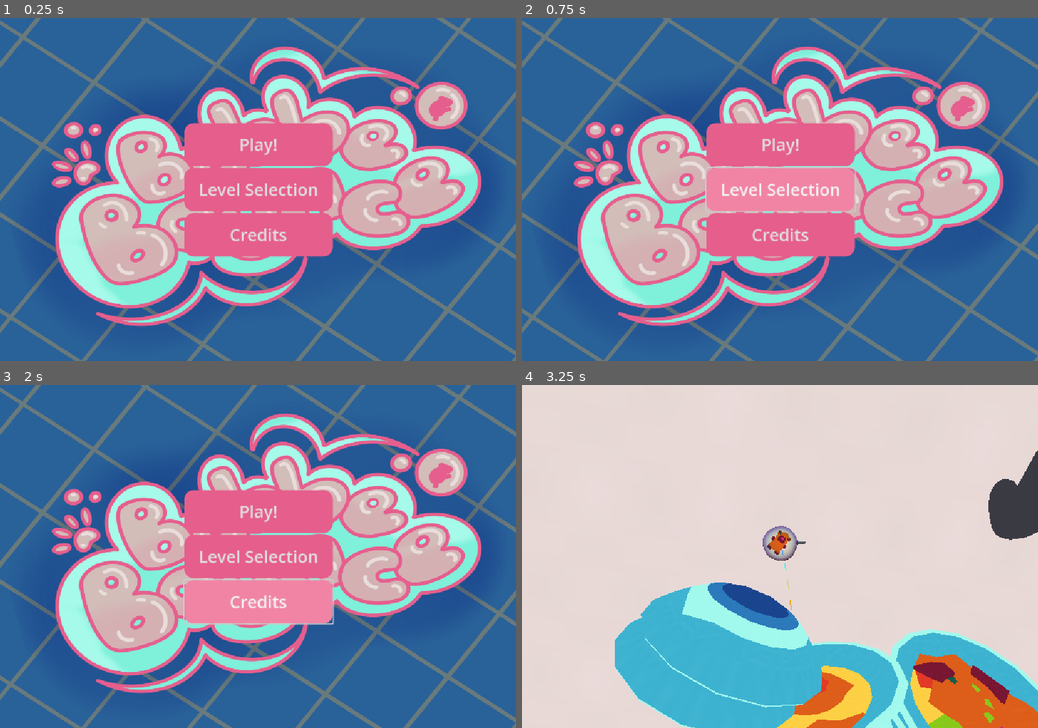
Above: before the commit, frames 1-4 (two rows, left to right).
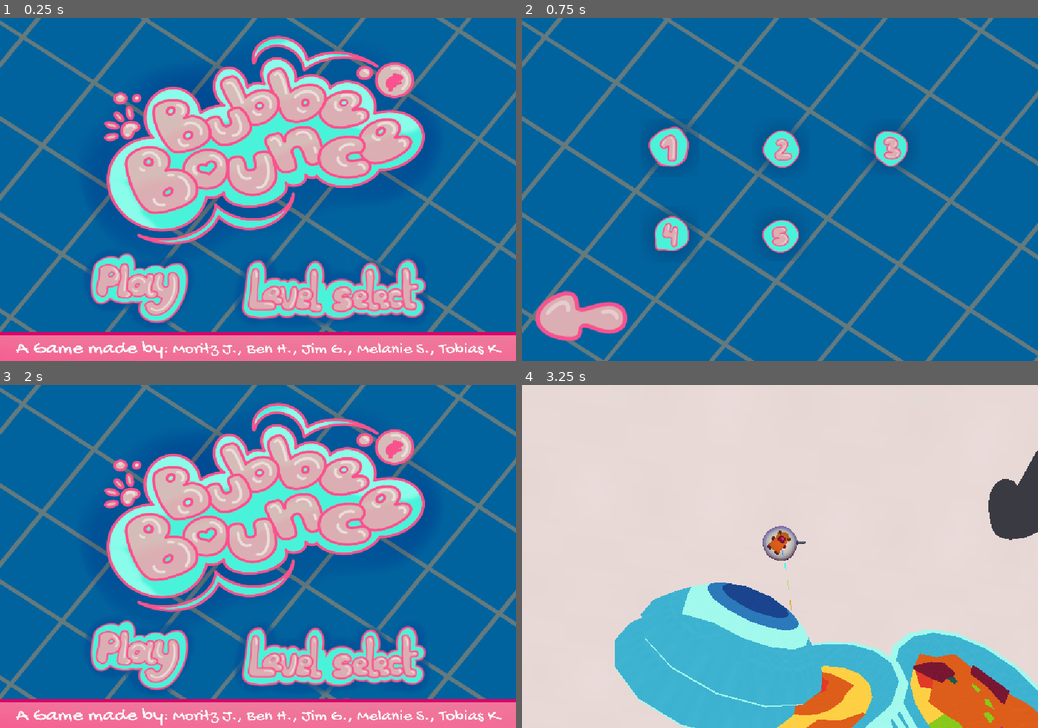
Above: after the commit, the same moments.

Repository: Mastermori/BubbeBounce
Game: Godot game, scene res://MainScene.tscn
Same seed, same stepped clock (60 frames per second), same inputs: the game is played once before the commit and once after it.
Inputs (mouse positions are in pixels of both pictures, inside the frame that each line leads up to; where the layout moved, square brackets give the same spot in the first picture):
- Up to frame 1 (0.25 s): no input
- Up to frame 2 (0.75 s): click (852, 288) [780, 189] at 0.5 s
- Up to frame 3 (2 s): click (258, 601) at 1.25 s, where only the run before the commit has a clickable "Credits"
- Up to frame 4 (3.25 s): click (661, 655) [780, 511] at 2 s; tap Enter (ui_accept) at 2.75, 3.02 s; move the mouse to (893, 539) at 2.77 s; press the mouse at (893, 539) at 2.78 s; hold D (move_right) from 2.78 s (still down)

The runs differ from the first frame. In frame 1, 91% of the frame differs, in the area x 0-100%, y 0-100%; in frame 2, 93%; in frame 3, 91%; in frame 4, nothing differs.

Commit message:
Add level selection

Diff:
--- a/Ui/Buttons/ButtonHoverOverride.tres
+++ /dev/null
@@ -1,8 +0,0 @@
-[gd_resource type="StyleBoxFlat" format=3 uid="uid://p0l7xp251m20"]
-
-[resource]
-bg_color = Color(0.945193, 0.51745, 0.645137, 1)
-corner_radius_top_left = 20
-corner_radius_top_right = 20
-corner_radius_bottom_right = 20
-corner_radius_bottom_left = 20
--- a/Ui/Buttons/ButtonOverride.tres
+++ /dev/null
@@ -1,8 +0,0 @@
-[gd_resource type="StyleBoxFlat" format=3 uid="uid://7f2t1a81pinp"]
-
-[resource]
-bg_color = Color(0.901961, 0.368627, 0.54902, 1)
-corner_radius_top_left = 20
-corner_radius_top_right = 20
-corner_radius_bottom_right = 20
-corner_radius_bottom_left = 20
--- a/Ui/Buttons/ButtonPressedOverride.tres
+++ /dev/null
@@ -1,8 +0,0 @@
-[gd_resource type="StyleBoxFlat" format=3 uid="uid://petff8t71cy4"]
-
-[resource]
-bg_color = Color(0.822893, 0.270323, 0.467741, 1)
-corner_radius_top_left = 20
-corner_radius_top_right = 20
-corner_radius_bottom_right = 20
-corner_radius_bottom_left = 20
--- /dev/null
+++ b/Ui/Buttons/LevelSelectButtonHoverOverwrite.tres
@@ -0,0 +1,7 @@
+[gd_resource type="StyleBoxTexture" load_steps=2 format=3 uid="uid://028mf2hhmg37"]
+
+[ext_resource type="Texture2D" uid="uid://qlbca5vomkng" path="res://Art/BubbeBounce_LevelSelectButton_scaled.png" id="1_6kybx"]
+
+[resource]
+texture = ExtResource("1_6kybx")
+modulate_color = Color(1, 0.909804, 1, 1)
--- /dev/null
+++ b/Ui/Buttons/LevelSelectButtonNormalOverwrite.tres
@@ -0,0 +1,6 @@
+[gd_resource type="StyleBoxTexture" load_steps=2 format=3 uid="uid://lf4dcnoac1hx"]
+
+[ext_resource type="Texture2D" uid="uid://qlbca5vomkng" path="res://Art/BubbeBounce_LevelSelectButton_scaled.png" id="1_vj5qt"]
+
+[resource]
+texture = ExtResource("1_vj5qt")
--- /dev/null
+++ b/Ui/Buttons/LevelSelectButtonPressedOverwrite.tres
@@ -0,0 +1,7 @@
+[gd_resource type="StyleBoxTexture" load_steps=2 format=3 uid="uid://bqrumrheqj4p"]
+
+[ext_resource type="Texture2D" uid="uid://qlbca5vomkng" path="res://Art/BubbeBounce_LevelSelectButton_scaled.png" id="1_natr7"]
+
+[resource]
+texture = ExtResource("1_natr7")
+modulate_color = Color(0.788235, 1, 1, 1)
--- /dev/null
+++ b/Ui/Buttons/PlayButtonHoverOverwrite.tres
@@ -0,0 +1,7 @@
+[gd_resource type="StyleBoxTexture" load_steps=2 format=3 uid="uid://bsyj041eryun0"]
+
+[ext_resource type="Texture2D" uid="uid://c3katxyy4hblo" path="res://Art/BubbeBounce_PlayButton_scaled.png" id="1_qhjc2"]
+
+[resource]
+texture = ExtResource("1_qhjc2")
+modulate_color = Color(1, 0.909804, 1, 1)
--- /dev/null
+++ b/Ui/Buttons/PlayButtonNormal.tres
@@ -0,0 +1,6 @@
+[gd_resource type="StyleBoxTexture" load_steps=2 format=3 uid="uid://bqb6swkhys6l1"]
+
+[ext_resource type="Texture2D" uid="uid://ch57v28l7yi38" path="res://Art/BubbeBounce_PlayButton.png" id="1_bxdp2"]
+
+[resource]
+texture = ExtResource("1_bxdp2")
--- /dev/null
+++ b/Ui/Buttons/PlayButtonNormalOverwrite.tres
@@ -0,0 +1,6 @@
+[gd_resource type="StyleBoxTexture" load_steps=2 format=3 uid="uid://twacht3v3pid"]
+
+[ext_resource type="Texture2D" uid="uid://c3katxyy4hblo" path="res://Art/BubbeBounce_PlayButton_scaled.png" id="1_vfgk4"]
+
+[resource]
+texture = ExtResource("1_vfgk4")
--- /dev/null
+++ b/Ui/Buttons/PlayButtonPressedOverwrite.tres
@@ -0,0 +1,7 @@
+[gd_resource type="StyleBoxTexture" load_steps=2 format=3 uid="uid://d0kd4hhkj4bcg"]
+
+[ext_resource type="Texture2D" uid="uid://c3katxyy4hblo" path="res://Art/BubbeBounce_PlayButton_scaled.png" id="1_ea77u"]
+
+[resource]
+texture = ExtResource("1_ea77u")
+modulate_color = Color(0.788235, 1, 1, 1)
--- /dev/null
+++ b/Ui/Menus/LevelSelection/LevelSelectionMenu.tscn
@@ -0,0 +1,91 @@
+[gd_scene load_steps=10 format=3 uid="uid://yb5ijpqkpjko"]
+
+[ext_resource type="Script" uid="uid://ni8v7ig151yj" path="res://Ui/Menus/LevelSelection/level_selection_menu.gd" id="1_jeuq8"]
+[ext_resource type="Texture2D" uid="uid://dxj1pvk0eubyr" path="res://Art/BubbeBounce_Background.png" id="1_mikup"]
+[ext_resource type="Texture2D" uid="uid://dfjusrfocxiwf" path="res://Art/BubbeBounce_1_scaled.png" id="2_126y7"]
+[ext_resource type="Texture2D" uid="uid://b0r0mys4cq4qi" path="res://Art/BubbeBounce_2_scaled.png" id="3_4lb67"]
+[ext_resource type="Texture2D" uid="uid://cfmrxm1ajm523" path="res://Art/BubbeBounce_3_scaled.png" id="4_jeuq8"]
+[ext_resource type="Texture2D" uid="uid://bl861ir3lhio" path="res://Art/BubbeBounce_4_scaled.png" id="5_yunyb"]
+[ext_resource type="Texture2D" uid="uid://cj3iulqru417u" path="res://Art/BubbeBounce_5_scaled.png" id="6_bml7s"]
+[ext_resource type="Texture2D" uid="uid://fvbg83wfpfrl" path="res://Art/BubbeBounce_Arrow_scaled.png" id="7_4lb67"]
+
+[sub_resource type="StyleBoxTexture" id="StyleBoxTexture_soudp"]
+texture = ExtResource("1_mikup")
+
+[node name="LevelSelectionMenu" type="Control"]
+layout_mode = 3
+anchors_preset = 15
+anchor_right = 1.0
+anchor_bottom = 1.0
+grow_horizontal = 2
+grow_vertical = 2
+script = ExtResource("1_jeuq8")
+
+[node name="Panel" type="Panel" parent="."]
+layout_mode = 1
+anchors_preset = 15
+anchor_right = 1.0
+anchor_bottom = 1.0
+grow_horizontal = 2
+grow_vertical = 2
+theme_override_styles/panel = SubResource("StyleBoxTexture_soudp")
+
+[node name="GridContainer" type="GridContainer" parent="Panel"]
+layout_mode = 1
+anchors_preset = 8
+anchor_left = 0.5
+anchor_top = 0.5
+anchor_right = 0.5
+anchor_bottom = 0.5
+offset_left = -296.5
+offset_top = -157.5
+offset_right = 296.5
+offset_bottom = 157.5
+grow_horizontal = 2
+grow_vertical = 2
+theme_override_constants/h_separation = 100
+theme_override_constants/v_separation = 50
+columns = 3
+
+[node name="Button" type="Button" parent="Panel/GridContainer"]
+layout_mode = 2
+icon = ExtResource("2_126y7")
+flat = true
+metadata/level = 0
+
+[node name="Button2" type="Button" parent="Panel/GridContainer"]
+layout_mode = 2
+icon = ExtResource("3_4lb67")
+flat = true
+metadata/level = 1
+
+[node name="Button3" type="Button" parent="Panel/GridContainer"]
+layout_mode = 2
+icon = ExtResource("4_jeuq8")
+flat = true
+metadata/level = 2
+
+[node name="Button4" type="Button" parent="Panel/GridContainer"]
+layout_mode = 2
+icon = ExtResource("5_yunyb")
+flat = true
+metadata/level = 3
+
+[node name="Button5" type="Button" parent="Panel/GridContainer"]
+layout_mode = 2
+icon = ExtResource("6_bml7s")
+flat = true
+metadata/level = 4
+
+[node name="Button" type="Button" parent="Panel"]
+layout_mode = 1
+anchors_preset = 2
+anchor_top = 1.0
+anchor_bottom = 1.0
+offset_left = 20.0
+offset_top = -166.0
+offset_right = 228.0
+offset_bottom = -21.0
+grow_vertical = 0
+icon = ExtResource("7_4lb67")
+flat = true
--- /dev/null
+++ b/Ui/Menus/LevelSelection/level_selection_menu.gd
@@ -0,0 +1,41 @@
+class_name LevelSelectionMenu
+extends Control
+
+@onready var level_1_button: Button = $Panel/GridContainer/Button
+@onready var level_2_button: Button = $Panel/GridContainer/Button2
+@onready var level_3_button: Button = $Panel/GridContainer/Button3
+@onready var level_4_button: Button = $Panel/GridContainer/Button4
+@onready var level_5_button: Button = $Panel/GridContainer/Button5
+
+@onready var back_button: Button = $Panel/Button
+
+func open() -> void:
+	visible = true
+
+	level_1_button.pressed.connect(_on_button_pressed.bind(level_1_button))
+	level_2_button.pressed.connect(_on_button_pressed.bind(level_2_button))
+	level_3_button.pressed.connect(_on_button_pressed.bind(level_3_button))
+	level_4_button.pressed.connect(_on_button_pressed.bind(level_4_button))
+	level_5_button.pressed.connect(_on_button_pressed.bind(level_5_button))
+	back_button.pressed.connect(_on_back_button)
+
+
+func _on_button_pressed(button: Button) -> void:
+	if !button.has_meta("level"):
+		print("Button does not have a level assigend")
+		return
+	_unsubscribe()
+	visible = false
+	Globals.scene_manager.switch_to_scene(button.get_meta("level"))
+
+func _on_back_button() -> void:
+	_unsubscribe()
+	visible = false
+
+func _unsubscribe() -> void:
+	level_1_button.pressed.disconnect(_on_button_pressed)
+	level_2_button.pressed.disconnect(_on_button_pressed)
+	level_3_button.pressed.disconnect(_on_button_pressed)
+	level_4_button.pressed.disconnect(_on_button_pressed)
+	level_5_button.pressed.disconnect(_on_button_pressed)
+	back_button.pressed.disconnect(_on_back_button)
--- a/Ui/Menus/MainMenu/MainMenu.tscn
+++ b/Ui/Menus/MainMenu/MainMenu.tscn
@@ -1,13 +1,17 @@
-[gd_scene load_steps=7 format=3 uid="uid://3aewj2ir0ogj"]
+[gd_scene load_steps=11 format=3 uid="uid://3aewj2ir0ogj"]
 
-[ext_resource type="Texture2D" uid="uid://c4i5qdplcm4c3" path="res://Bubbe_MainMenu_Artwork.png" id="1_oj5fm"]
 [ext_resource type="Script" uid="uid://cchnhtu1uhvpd" path="res://Ui/Menus/MainMenu/main_menu.gd" id="1_wt5kd"]
-[ext_resource type="StyleBox" uid="uid://7f2t1a81pinp" path="res://Ui/Buttons/ButtonOverride.tres" id="2_2s0o5"]
-[ext_resource type="StyleBox" uid="uid://p0l7xp251m20" path="res://Ui/Buttons/ButtonHoverOverride.tres" id="2_uimj6"]
-[ext_resource type="StyleBox" uid="uid://petff8t71cy4" path="res://Ui/Buttons/ButtonPressedOverride.tres" id="3_bu4cc"]
+[ext_resource type="Texture2D" uid="uid://dv1656ostsmfd" path="res://Art/BubbeBounce_TitleScreen.png" id="2_4klre"]
+[ext_resource type="StyleBox" uid="uid://bsyj041eryun0" path="res://Ui/Buttons/PlayButtonHoverOverwrite.tres" id="3_4apu2"]
+[ext_resource type="StyleBox" uid="uid://twacht3v3pid" path="res://Ui/Buttons/PlayButtonNormalOverwrite.tres" id="4_4klre"]
+[ext_resource type="StyleBox" uid="uid://d0kd4hhkj4bcg" path="res://Ui/Buttons/PlayButtonPressedOverwrite.tres" id="4_o65am"]
+[ext_resource type="StyleBox" uid="uid://028mf2hhmg37" path="res://Ui/Buttons/LevelSelectButtonHoverOverwrite.tres" id="6_ojike"]
+[ext_resource type="StyleBox" uid="uid://bqrumrheqj4p" path="res://Ui/Buttons/LevelSelectButtonPressedOverwrite.tres" id="7_4ebfr"]
+[ext_resource type="StyleBox" uid="uid://lf4dcnoac1hx" path="res://Ui/Buttons/LevelSelectButtonNormalOverwrite.tres" id="8_x64rm"]
+[ext_resource type="PackedScene" uid="uid://yb5ijpqkpjko" path="res://Ui/Menus/LevelSelection/LevelSelectionMenu.tscn" id="9_4ebfr"]
 
 [sub_resource type="StyleBoxTexture" id="StyleBoxTexture_2s0o5"]
-texture = ExtResource("1_oj5fm")
+texture = ExtResource("2_4klre")
 
 [node name="MainMenu" type="Control"]
 process_mode = 3
@@ -27,44 +31,40 @@
 grow_vertical = 2
 theme_override_styles/panel = SubResource("StyleBoxTexture_2s0o5")
 
-[node name="VBoxContainer" type="VBoxContainer" parent="Panel"]
+[node name="HBoxContainer" type="HBoxContainer" parent="Panel"]
 layout_mode = 1
-anchors_preset = 8
+anchors_preset = 7
 anchor_left = 0.5
-anchor_top = 0.5
+anchor_top = 1.0
 anchor_right = 0.5
-anchor_bottom = 0.5
-offset_left = -155.5
-offset_top = -140.0
-offset_right = 155.5
-offset_bottom = 140.0
+anchor_bottom = 1.0
+offset_left = -369.0
+offset_top = -240.0
+offset_right = 366.0
+offset_bottom = -61.0
 grow_horizontal = 2
-grow_vertical = 2
+grow_vertical = 0
+theme_override_constants/separation = 60
 
-[node name="PlayButton" type="Button" parent="Panel/VBoxContainer"]
+[node name="PlayButton" type="Button" parent="Panel/HBoxContainer"]
 layout_mode = 2
 size_flags_vertical = 3
 theme_override_font_sizes/font_size = 35
-theme_override_styles/hover = ExtResource("2_uimj6")
-theme_override_styles/pressed = ExtResource("3_bu4cc")
-theme_override_styles/normal = ExtResource("2_2s0o5")
-text = "Play!"
+theme_override_styles/hover = ExtResource("3_4apu2")
+theme_override_styles/pressed = ExtResource("4_o65am")
+theme_override_styles/normal = ExtResource("4_4klre")
+text = "                           "
+icon_alignment = 1
 
-[node name="LevelSelection" type="Button" parent="Panel/VBoxContainer"]
+[node name="LevelSelection" type="Button" parent="Panel/HBoxContainer"]
 layout_mode = 2
 size_flags_vertical = 3
 theme_override_font_sizes/font_size = 35
-theme_override_styles/hover = ExtResource("2_uimj6")
-theme_override_styles/pressed = ExtResource("3_bu4cc")
-theme_override_styles/normal = ExtResource("2_2s0o5")
-text = "Level Selection
-"
+theme_override_styles/hover = ExtResource("6_ojike")
+theme_override_styles/pressed = ExtResource("7_4ebfr")
+theme_override_styles/normal = ExtResource("8_x64rm")
+text = "                                                "
 
-[node name="Credits" type="Button" parent="Panel/VBoxContainer"]
-layout_mode = 2
-size_flags_vertical = 3
-theme_override_font_sizes/font_size = 35
-theme_override_styles/hover = ExtResource("2_uimj6")
-theme_override_styles/pressed = ExtResource("3_bu4cc")
-theme_override_styles/normal = ExtResource("2_2s0o5")
-text = "Credits"
+[node name="LevelSelectionMenu" parent="." instance=ExtResource("9_4ebfr")]
+visible = false
+layout_mode = 1
--- /dev/null
+++ b/Ui/Menus/MainMenu/PlayButtonHover.tres
@@ -0,0 +1,3 @@
+[gd_resource type="StyleBoxTexture" load_steps=0 format=3 uid="uid://huv028fxom46"]
+
+[resource]
--- a/Ui/Menus/MainMenu/main_menu.gd
+++ b/Ui/Menus/MainMenu/main_menu.gd
@@ -1,9 +1,15 @@
 extends Control
 
-@onready var play_button: Button = $Panel/VBoxContainer/PlayButton
+@onready var play_button: Button = $Panel/HBoxContainer/PlayButton
+@onready var level_selection_button: Button = $Panel/HBoxContainer/LevelSelection
+@onready var level_selection_componet: LevelSelectionMenu = $LevelSelectionMenu
 
 func _ready() -> void:
 	play_button.pressed.connect(_play)
+	level_selection_button.pressed.connect(_open_level_selection)
 
 func _play() -> void:
 	Globals.scene_manager.switch_to_scene(0)
+
+func _open_level_selection() -> void:
+	level_selection_componet.open()
--- a/levels/base_level.tscn
+++ b/levels/base_level.tscn
@@ -21,6 +21,7 @@
 
 [node name="BaseLevel" type="Node3D"]
 script = ExtResource("1_ew5uy")
+metadata/name = ""
 
 [node name="DirectionalLight3D" type="DirectionalLight3D" parent="."]
 transform = Transform3D(-0.866025, -0.433013, 0.25, 0, 0.5, 0.866025, -0.5, 0.75, -0.433013, 0, 0, 0)
--- a/levels/mo_10.tscn
+++ b/levels/mo_10.tscn
@@ -4,6 +4,7 @@
 [ext_resource type="PackedScene" uid="uid://bipytwm0ti8ap" path="res://platforms/table.tscn" id="2_8162s"]
 
 [node name="Mo10" instance=ExtResource("1_i7dko")]
+metadata/name = "Level 3"
 
 [node name="table" parent="Obstacles" index="0" instance=ExtResource("2_8162s")]
 transform = Transform3D(-3.88574e-08, 9.27885e-10, 0.835, 0.305717, 0.777021, 1.33633e-08, -0.777021, 0.305717, -3.6499e-08, 0, 0, 0)
--- a/levels/test_level.tscn
+++ b/levels/test_level.tscn
@@ -7,6 +7,7 @@
 [ext_resource type="PackedScene" uid="uid://ssrvf2bwr3od" path="res://platforms/energy.tscn" id="12_0vv12"]
 
 [node name="BaseLevel" instance=ExtResource("1_46lwt")]
+metadata/name = "Level 1"
 
 [node name="DirectionalLight3D" parent="." index="0"]
 transform = Transform3D(-0.866025, -0.433013, 0.25, 0, 0.5, 0.866025, -0.5, 0.75, -0.433013, 35.3475, -3.0679, 0)
Binary file added: Art/BubbeBounce_1_scaled.png
Not shown, added: Art/BubbeBounce_1_scaled.png.import
Binary file added: Art/BubbeBounce_2_scaled.png
Not shown, changed: Art/BubbeBounce_2_scaled.png.import
Binary file added: Art/BubbeBounce_3_scaled.png
Not shown, added: Art/BubbeBounce_3_scaled.png.import
Binary file added: Art/BubbeBounce_4_scaled.png
Not shown, added: Art/BubbeBounce_4_scaled.png.import
Binary file added: Art/BubbeBounce_5_scaled.png
Not shown, added: Art/BubbeBounce_5_scaled.png.import
Binary file added: Art/BubbeBounce_Arrow.png
Not shown, added: Art/BubbeBounce_Arrow.png.import
(and 19 more such lines)
